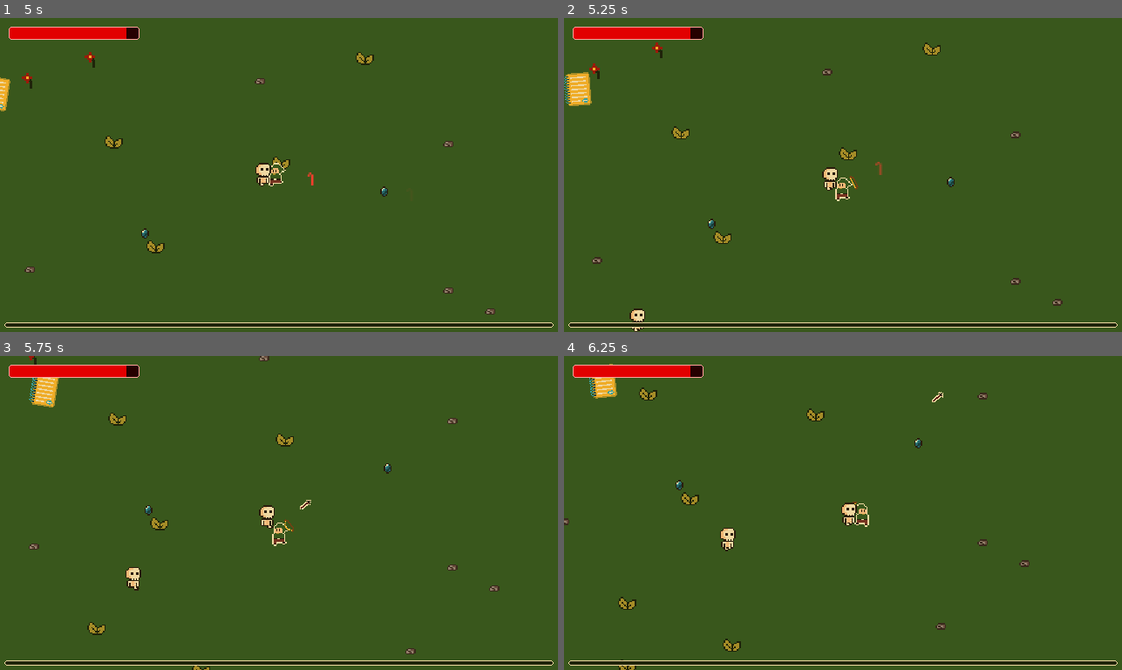
Above: before the commit, frames 1-4 (two rows, left to right).
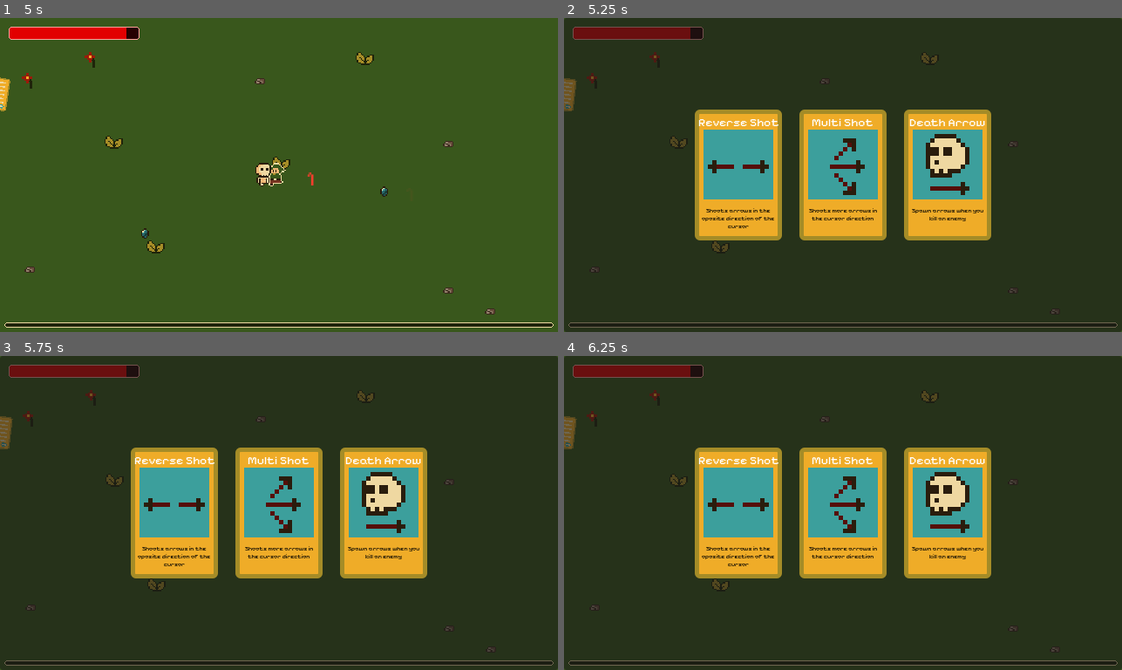
Above: after the commit, the same moments.

Repository: danilomacb/RAMter
Game: Godot game, scene res://Scenes/Game.tscn
The game is run twice, just before and just after one commit, with the same random seed, the same clock (stepped at 60 frames per second) and the same inputs.
Inputs (mouse positions are in pixels of both pictures, inside the frame that each line leads up to):
- Up to frame 1 (5 s): move the mouse to (401, 159) at 0.52 s; hold Right (MoveRight) 0.53-1.28 s; move the mouse to (167, 190) at 1.27 s; hold Down (MoveDown) 1.28-2.03 s; move the mouse to (334, 105) at 2.02 s; hold Right (MoveRight) 2.03-2.78 s; move the mouse to (251, 237) at 2.77 s; hold Up (MoveUp) 2.78-3.53 s; move the mouse to (446, 222) at 3.52 s; hold Left (MoveLeft) from 3.53 s (still down); move the mouse to (111, 127) at 4.27 s
- Up to frame 2 (5.25 s): move the mouse to (870, 175) at 5.02 s; release Left (MoveLeft) at 5.03 s; hold Down (MoveDown) from 5.03 s (still down)
- Up to frame 3 (5.75 s): keep holding Down (MoveDown)
- Up to frame 4 (6.25 s): move the mouse to (759, 434) at 5.77 s; release Down (MoveDown) at 5.78 s; hold Right (MoveRight) from 5.78 s (still down)

Frame 1 is identical in both runs. In frame 2, 98% of the frame differs, in the area x 0-100%, y 0-100%; in frame 3, 98%; in frame 4, 98%.

Commit message:
invulnerability removed, so now the player can take damage to a lot of enemies

Diff:
--- a/Prefabs/Enemy.tscn
+++ b/Prefabs/Enemy.tscn
@@ -85,7 +85,6 @@
 maxHp = 1.0
 
 [node name="Timer" type="Timer" parent="."]
-wait_time = 0.1
 
 [connection signal="body_entered" from="Area2D" to="." method="_on_area_2d_body_entered"]
 [connection signal="body_exited" from="Area2D" to="." method="_on_area_2d_body_exited"]
--- a/Prefabs/Hp.tscn
+++ b/Prefabs/Hp.tscn
@@ -2,10 +2,5 @@
 
 [ext_resource type="Script" path="res://Scripts/Hp.gd" id="1_4wkjy"]
 
-[node name="Hp" type="Node" node_paths=PackedStringArray("timer")]
+[node name="Hp" type="Node"]
 script = ExtResource("1_4wkjy")
-timer = NodePath("Timer")
-
-[node name="Timer" type="Timer" parent="."]
-
-[connection signal="timeout" from="Timer" to="." method="_on_timer_timeout"]
--- a/Prefabs/Player.tscn
+++ b/Prefabs/Player.tscn
@@ -137,10 +137,9 @@
 autoplay = "Idle"
 script = ExtResource("8_xbqv5")
 
-[node name="Hp" parent="." node_paths=PackedStringArray("timer") instance=ExtResource("3_1l1p5")]
+[node name="Hp" parent="." instance=ExtResource("3_1l1p5")]
 maxHp = 10.0
 invulnerabilityTime = 1.0
-timer = NodePath("../Timer")
 
 [node name="PlayerExp" type="Node" parent="."]
 script = ExtResource("4_8yrjw")
--- a/Scripts/Enemy.gd
+++ b/Scripts/Enemy.gd
@@ -3,8 +3,8 @@
 @export var moveSpeed: float
 @export var flip: bool
 @export var animatedSprite2D: AnimatedSprite2D
+@export var damage: int
 @export var timer: Timer
-@export var damage: int
 
 var collidingWithPlayer: bool = false
 var playerBody: CharacterBody2D
--- a/Scripts/Hp.gd
+++ b/Scripts/Hp.gd
@@ -5,7 +5,6 @@
 @export var hpType: HpType
 @export var maxHp: float
 @export var invulnerabilityTime: float
-@export var timer: Timer
 @export var expToDrop: Globals.ExpType
 
 @onready var curHp = maxHp
@@ -19,20 +18,10 @@
 
 var rng = RandomNumberGenerator.new()
 
-var canTakeDamage = true
-
 func _ready():
 	get_tree().paused = false
 
-	timer.wait_time = invulnerabilityTime
-
 func TakeDamage(damage):
-	if !canTakeDamage && hpType == HpType.Player:
-		return
-
-	canTakeDamage = false
-	timer.start()
-
 	curHp -= damage
 
 	var instantiatedDamageIndicator = damageIndicator.instantiate()
@@ -82,6 +71,3 @@
 		instantiatedExp.global_position = get_parent().global_position
 		game.add_child(instantiatedExp)
 		get_parent().queue_free()
-
-func _on_timer_timeout():
-	canTakeDamage = true
Not shown: 1 places in Prefabs/Enemy.tscn that only renumber resources
